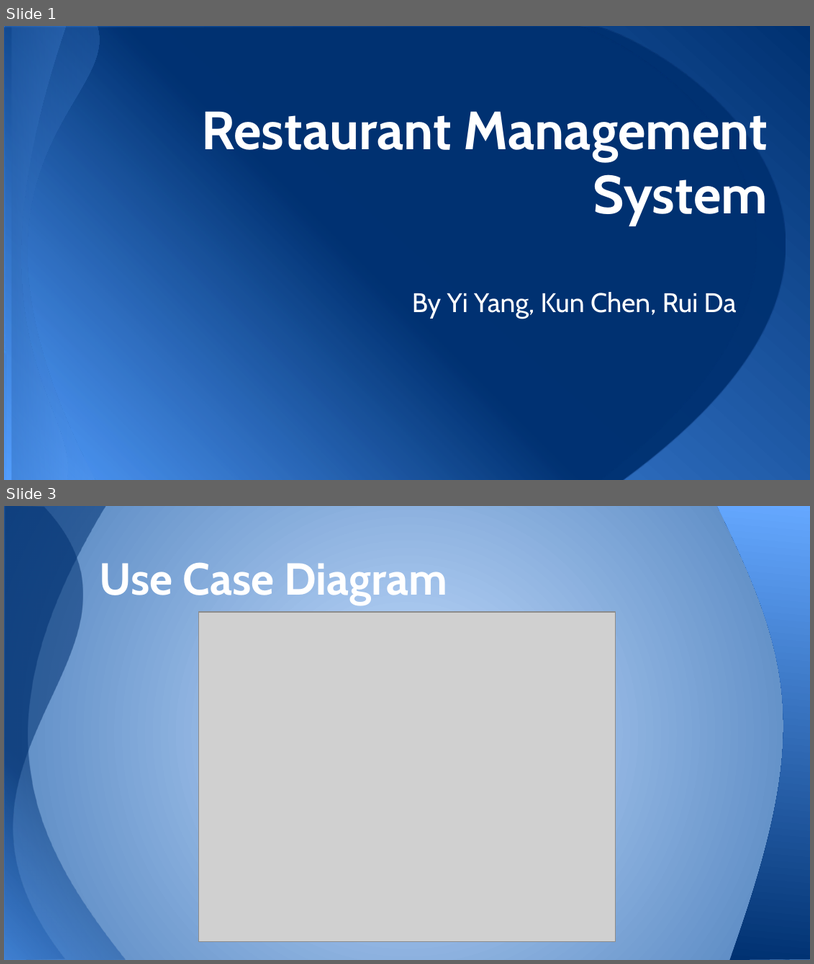
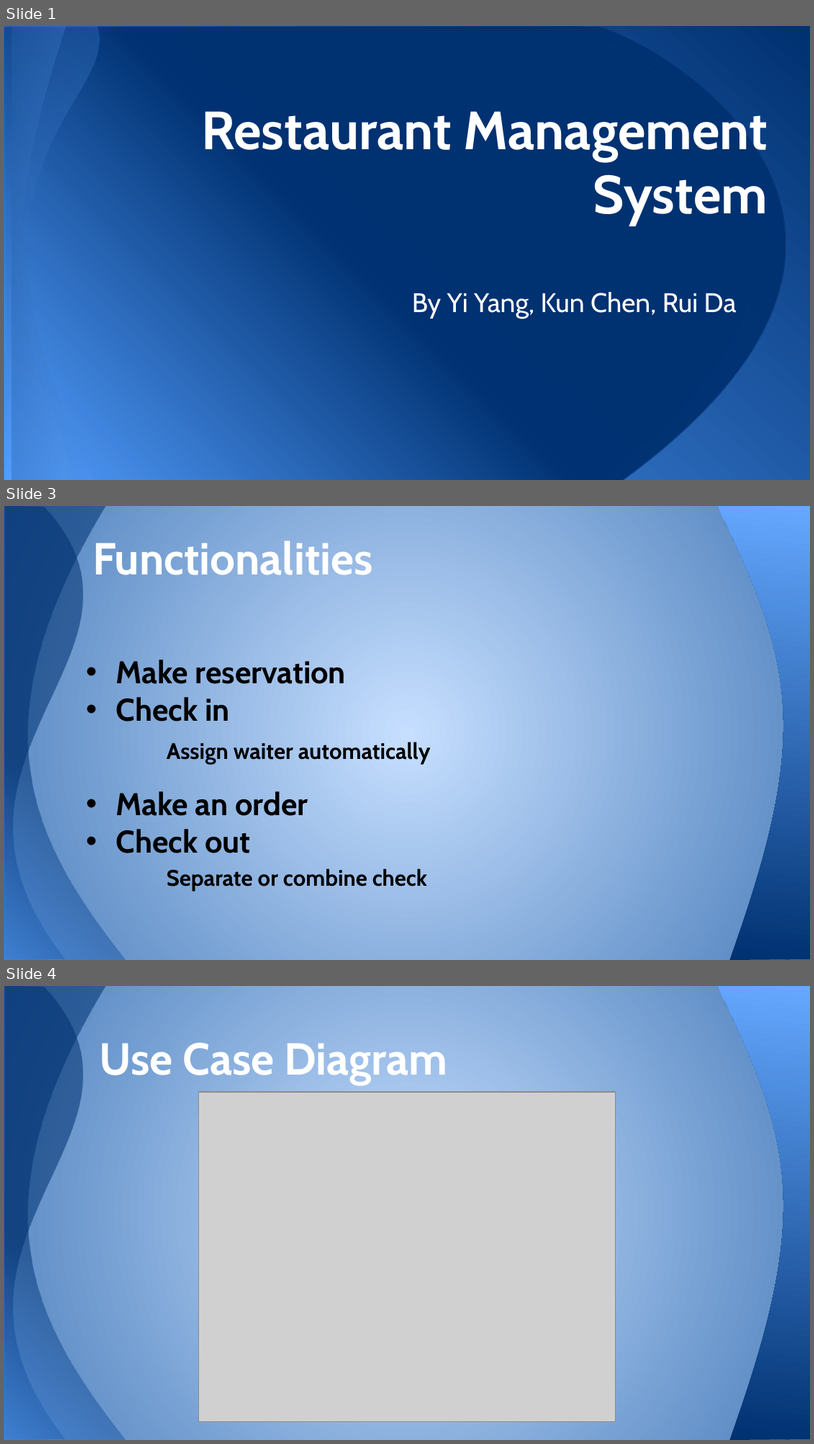
Before and after one commit to ruicsc/CSC640-Project, a slide deck: Project Part I.pptx. Shown one above the other, each under a label of ours: slides 1 and 3 before the commit, slides 1, 3 and 4 after it; the slides between them are not shown. The pictures are 814x964 and 814x1444 pixels, drawn with LibreOffice and Linux fonts; fonts in the diff are those of the drawing; grey boxes stand for pictures. Boxes give left, top, right and bottom in pixels: in the first picture for what was removed or moved away, otherwise in the second. Text is boxed around its words. In the diff, an @@ line names an element or a change of style, - is before the commit and + after.

```diff
--- a/Project Part I.pptx
+++ b/Project Part I.pptx
@@ slide 3 added at (4, 506, 810, 960), background gradient #C6DFFF to #4F81BD; not listed: 3 template elements that a slide beside it also shows @@
@@ title added at (93, 537, 373, 575), 40 pt, text #FFFFFF, bold @@
+Functionalities
@@ text added at (116, 659, 431, 891), 20 pt, text #000000, bold @@
+• Make reservation
+• Check in
+Assign waiter automatically
+• Make an order
+• Check out
+Separate or combine check
@@ what was slide 3 is now slide 4 @@
```
Also in this commit, not shown: 1 slide changed, 1 other slide added.
